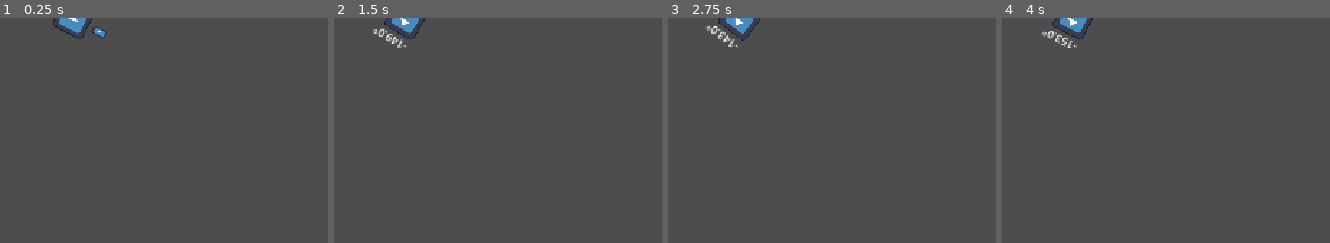
Above: before the commit, frames 1-4 (left to right).
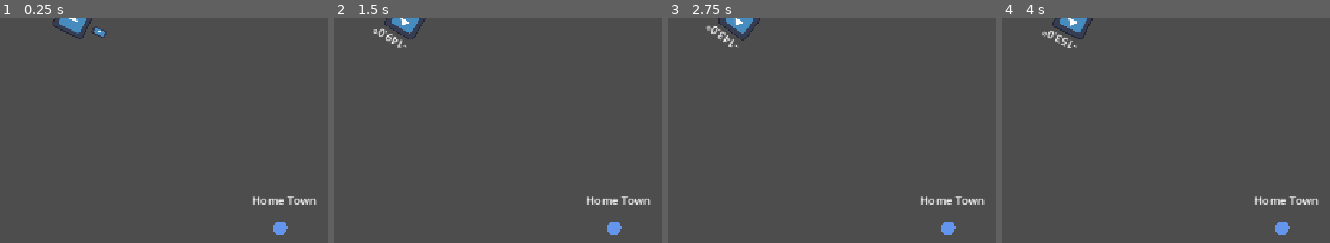
Above: after the commit, the same moments.

Repository: jjlittle20/trading-game-in-godot
Game: Godot game, scene res://src/presentation/world_map/world_map.tscn
Two runs of this game, one before a commit and one after it. Both use one fixed random seed, a clock stepped at 60 frames per second and the inputs below. The engine's default icon, where the game draws it, is replaced by a stand-in: a white triangle on a blue panel in a dark square.
Inputs:
- Up to frame 1 (0.25 s): no input
- Up to frame 2 (1.5 s): click ">" at 0.5 s; click ">>" at 1.25 s
- Up to frame 3 (2.75 s): click ">>>" at 2 s
- Up to frame 4 (4 s): click ">>>>" at 2.75 s; click ">" at 3.5 s
The pictures show only the part of the screen within x 50-100%, y 50-100%; the shares and areas given below are measured in that part.

The runs differ from the first frame. In frame 1, 0.6% of the frame differs, in the area x 77-97%, y 79-97%; in frame 2, 0.6%; in frame 3, 0.6%; in frame 4, 0.6%.
Error before the commit: Parse Error: Expected end of statement after variable declaration, found "Identifier" instead. (res://src/presentation/world_map/poi_marker/poi_marker.gd:31)

Commit message:
missed changes

Diff:
--- a/src/presentation/interactions/interaction_manager.gd
+++ b/src/presentation/interactions/interaction_manager.gd
@@ -2,10 +2,12 @@
 
 # @export var poi_id: String = ""
 
-const EXIT_BUTTON_PATH := "res://src/presentation/interactions/exit_to_world_map/exit_to_world_map_button.tscn"
+const EXIT_BUTTON_SCENE := preload(
+	"res://src/presentation/interactions/exit_to_world_map/exit_to_world_map_button.tscn"
+)
 
-const SHOP_INTERACTION_PATH := preload(
-	"res://src/presentation/interactions/shops/transport_shop/transport_shop.tscn"
+const SHOP_INTERACTION_SCENE := preload(
+	"res://src/presentation/interactions/shops/shop_interaction.tscn"
 )
 
 
@@ -27,21 +29,17 @@
 
 		match interaction_id:
 			"EXIT_TO_WORLD_MAP":
-				add_exit_button(EXIT_BUTTON_PATH)
+				add_exit_button()
 
 			"TRANSPORT_SHOP", "WEAPONS_SHOP", "ITEMS_SHOP", "RESOURCE_SHOP":
-				add_interaction(SHOP_INTERACTION_PATH, interaction)
+				add_interaction(SHOP_INTERACTION_SCENE, interaction)
 
 			_:
 				push_warning("Unknown interaction id: %s" % interaction_id)
 
 
-func add_exit_button(path) -> void:
-	if path == null:
-		push_error("Failed to load: " + path)
-		return
-	var scene := load(path) as PackedScene
-	var child = scene.instantiate()
+func add_exit_button() -> void:
+	var child = EXIT_BUTTON_SCENE.instantiate()
 	add_child(child)
 
 
--- a/src/presentation/interactions/shops/transport_shop/transport_shop.gd
+++ b/src/presentation/interactions/shops/shop_interaction.gd
@@ -11,7 +11,7 @@
 func setup(interaction_data: Dictionary) -> void:
 	shop_id = str(interaction_data.get("id", ""))
 
-	shop_level = str(interaction_data.get("type", "BASIC")).to_upper()
+	shop_level = str(interaction_data.get("level", "BASIC")).to_upper()
 
 	var display_name: String = str(interaction_data.get("name", shop_id))
 
@@ -41,10 +41,13 @@
 
 	trade_panel.setup(shop_id, shop_level, true)
 
-	var ui_layer := get_tree().current_scene.get_node_or_null("UI")
+	trade_panel.purchase_requested.connect(_on_purchase_requested)
+
+	var ui_layer := (get_tree().current_scene.get_node_or_null("UI"))
 
 	if ui_layer == null:
 		push_error("Current scene has no UI CanvasLayer")
+		trade_panel.queue_free()
 		return
 
 	ui_layer.add_child(trade_panel)
--- a/src/presentation/interactions/shops/transport_shop/transport_shop.tscn
+++ b/src/presentation/interactions/shops/shop_interaction.tscn
@@ -1,6 +1,6 @@
 [gd_scene format=3 uid="uid://wf30mwfbbb2p"]
 
-[ext_resource type="Script" uid="uid://c7oc7rv0rk3m6" path="res://src/presentation/interactions/shops/transport_shop/transport_shop.gd" id="1_8ocd6"]
+[ext_resource type="Script" uid="uid://c7oc7rv0rk3m6" path="res://src/presentation/interactions/shops/shop_interaction.gd" id="1_8ocd6"]
 
 [node name="TransportShop" type="Node" unique_id=1793876207 node_paths=PackedStringArray("button")]
 script = ExtResource("1_8ocd6")
--- a/src/presentation/world_map/poi_marker/poi_marker.gd
+++ b/src/presentation/world_map/poi_marker/poi_marker.gd
@@ -28,7 +28,7 @@
 
 # Called when the node enters the scene tree for the first time.
 func _ready() -> void:
-	var poi_name = Game.world.get_poi_name(poiID)S
+	var poi_name = Game.world.get_poi_name(poiID)
 	poiLabel.text = poi_name
 	poiButton.text = "Enter " + poi_name
 	poiButton.hide()
--- a/src/presentation/world_map/world_map.gd
+++ b/src/presentation/world_map/world_map.gd
@@ -47,9 +47,17 @@
 		push_error("POI '%s' has no scene path" % poi_id)
 		return
 
-	Game.player.set_location(Game.world.get_poi_position(poi_id))
+	var location_saved: bool = Game.player.set_location(Game.world.get_poi_position(poi_id))
 
-	Game.clock.save()
+	if not location_saved:
+		push_error("Could not save location before entering %s" % poi_id)
+		return
+
+	var time_saved: bool = Game.clock.save()
+
+	if not time_saved:
+		push_error("Could not save time before entering %s" % poi_id)
+		return
 
 	var entered: bool = Game.world.enter_poi(poi_id)
 
Renamed: src/presentation/interactions/shops/transport_shop/transport_shop.gd.uid -> src/presentation/interactions/shops/shop_interaction.gd.uid
Not shown, added: src/presentation/world_map/world_map.tscn4658193347.tmp
